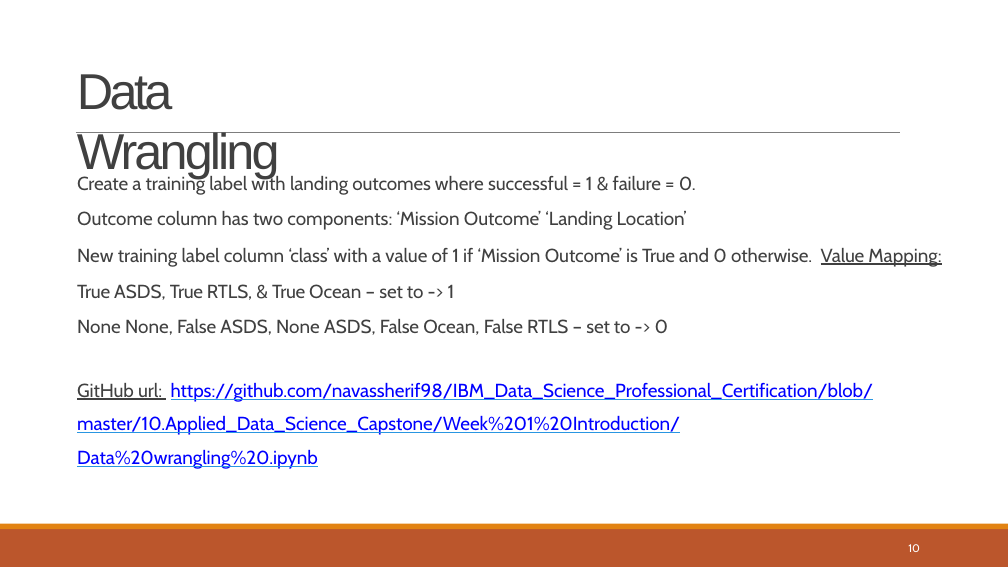
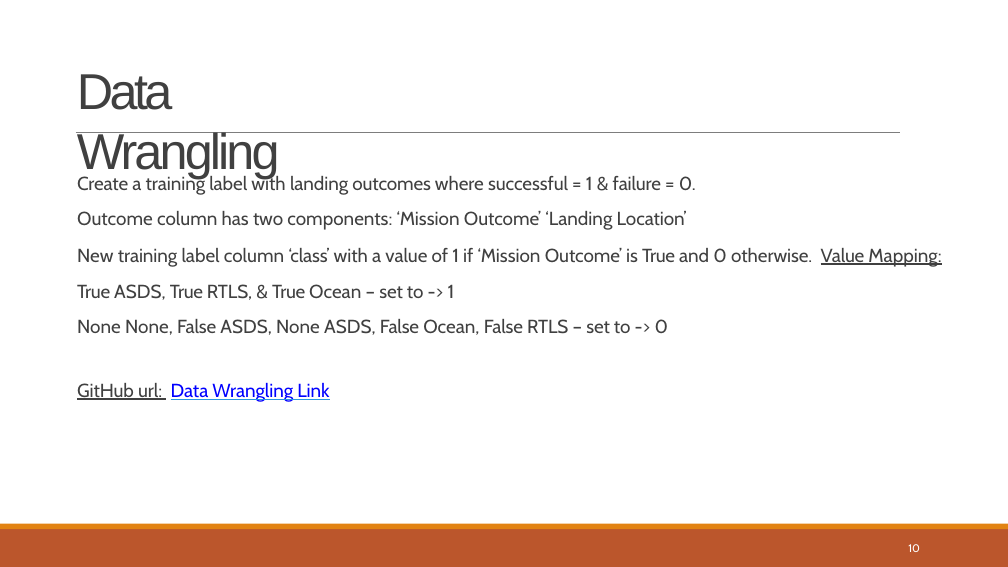
Before and after one commit to Ilhamshuu/Launch-Rocket-Prediction-IBMDataScience, a slide deck: slide 10 of Final_Project_PPT.pptx. Drawn at 1008x567 pixels with LibreOffice and Linux fonts; fonts in the diff are those of the drawing. Boxes give left, top, right and bottom in pixels: in the first picture for what was removed or moved away, otherwise in the second. Text is boxed around its words. In the diff, an @@ line names an element or a change of style, - is before the commit and + after.

```diff
--- a/Final_Project_PPT.pptx
+++ b/Final_Project_PPT.pptx
@@ text at bbox=[77, 382, 329, 402]: text changed @@
-GitHub url: https://github.com/navassherif98/IBM_Data_Science_Professional_Certification/blob/master/10.Applied_Data_Science_Capstone/Week%201%20Introduction/Data%20wrangling%20.ipynb
+GitHub url: Data Wrangling Link
```
Also in this commit, not shown: 8 other slides changed.
